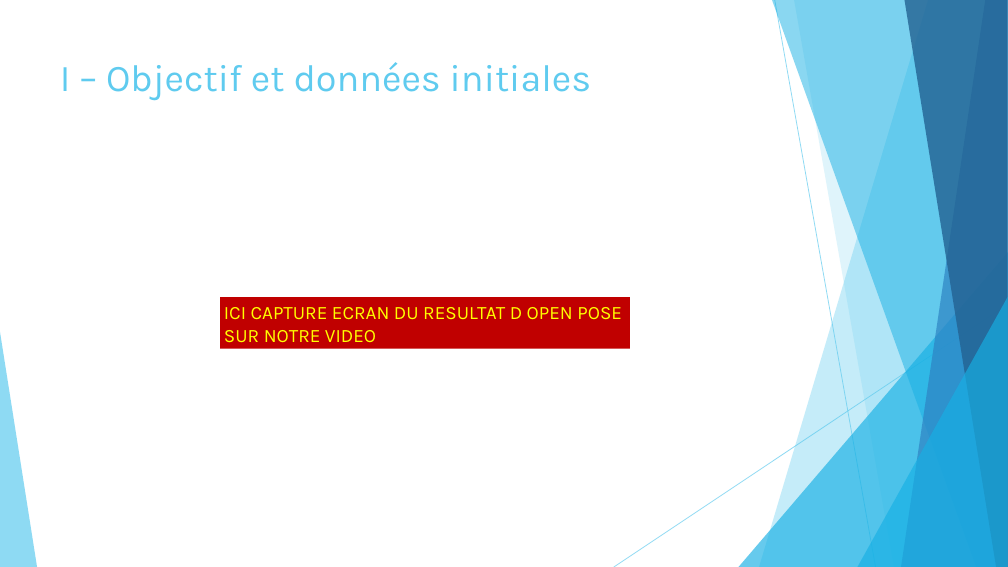
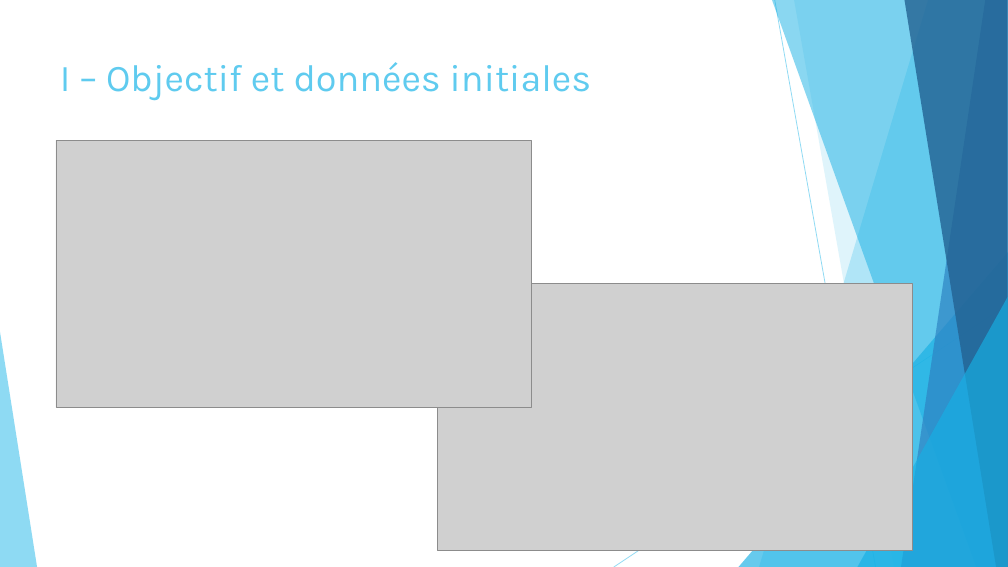
Before and after one commit to marc921/GesteIA, a slide deck: slide 5 of Présentation.pptx. Drawn at 1008x567 pixels with LibreOffice and Linux fonts; fonts in the diff are those of the drawing; grey boxes stand for pictures. Boxes give left, top, right and bottom in pixels: in the first picture for what was removed or moved away, otherwise in the second. Text is boxed around its words. In the diff, an @@ line names an element or a change of style, - is before the commit and + after.

```diff
--- a/Présentation.pptx
+++ b/Présentation.pptx
@@ picture added at [56,140,531,407] @@
@@ rectangle removed at [220,297,630,349] @@
-ICI CAPTURE ECRAN DU RESULTAT D OPEN POSE SUR NOTRE VIDEO
@@ picture added at [438,284,913,551] @@
```
Also in this commit, not shown: 7 other slides changed, 3 slides added.
